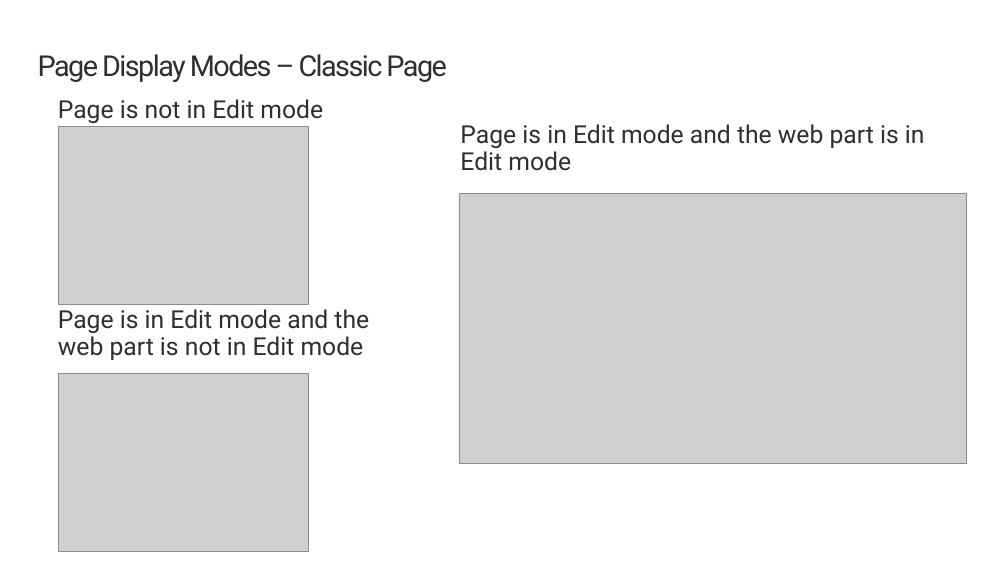
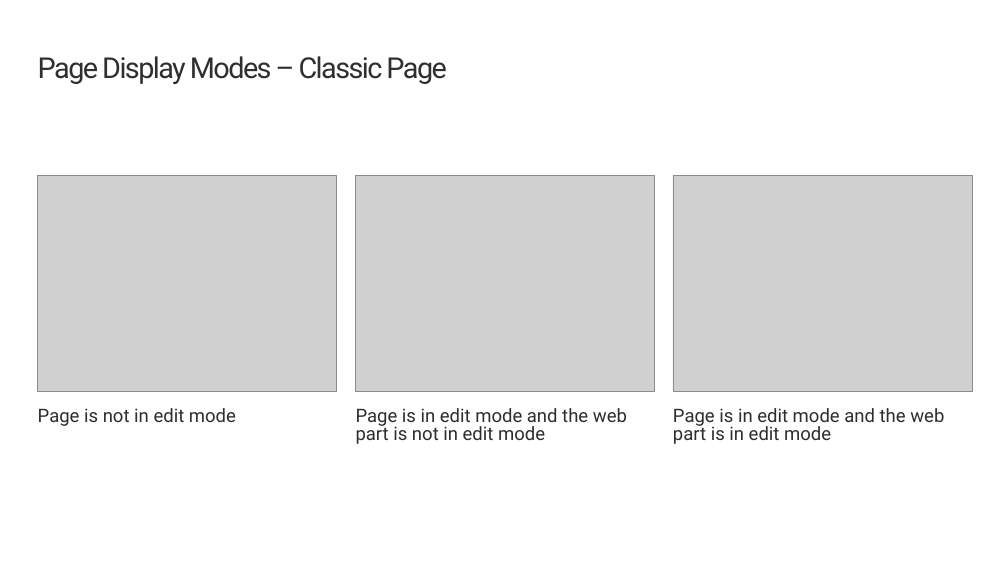
Before and after one commit to SharePoint/sp-dev-training-spfx-web-parts, a slide deck: slide 9 of 03-spfxapi.pptx. Drawn at 1008x567 pixels with LibreOffice and Linux fonts; fonts in the diff are those of the drawing; grey boxes stand for pictures; background and template pictures are left out. Boxes give left, top, right and bottom in pixels: in the first picture for what was removed or moved away, otherwise in the second. Text is boxed around its words. In the diff, an @@ line names an element or a change of style, - is before the commit and + after.

```diff
--- a/03-spfxapi.pptx
+++ b/03-spfxapi.pptx
@@ title "Page Display Modes – Classic ..." at (38, 56, 446, 84): line spacing 0.9 to 32pt @@
@@ picture removed at (59, 127, 309, 305) @@
@@ picture added at (38, 176, 337, 391) @@
@@ picture added at (356, 176, 654, 391) @@
@@ picture added at (673, 176, 972, 391) @@
@@ picture removed at (459, 193, 966, 464) @@
@@ picture removed at (59, 373, 309, 551) @@
@@ text at (38, 408, 236, 426): text changed; size 24 to 18 pt; text colour #2F2F2F to #2D2D30 @@
-Page is not in Edit mode
+Page is not in edit mode
@@ text at (356, 408, 627, 444): text changed; size 24 to 18 pt; text colour #2F2F2F to #2D2D30 @@
-Page is in Edit mode and the web part is not in Edit mode
+Page is in edit mode and the web part is not in edit mode
@@ text at (673, 408, 944, 444): text changed; size 24 to 18 pt; text colour #2F2F2F to #2D2D30 @@
-Page is in Edit mode and the web part is in Edit mode
+Page is in edit mode and the web part is in edit mode
```
Also in this commit, not shown: 6 other slides changed, 42 other files.
